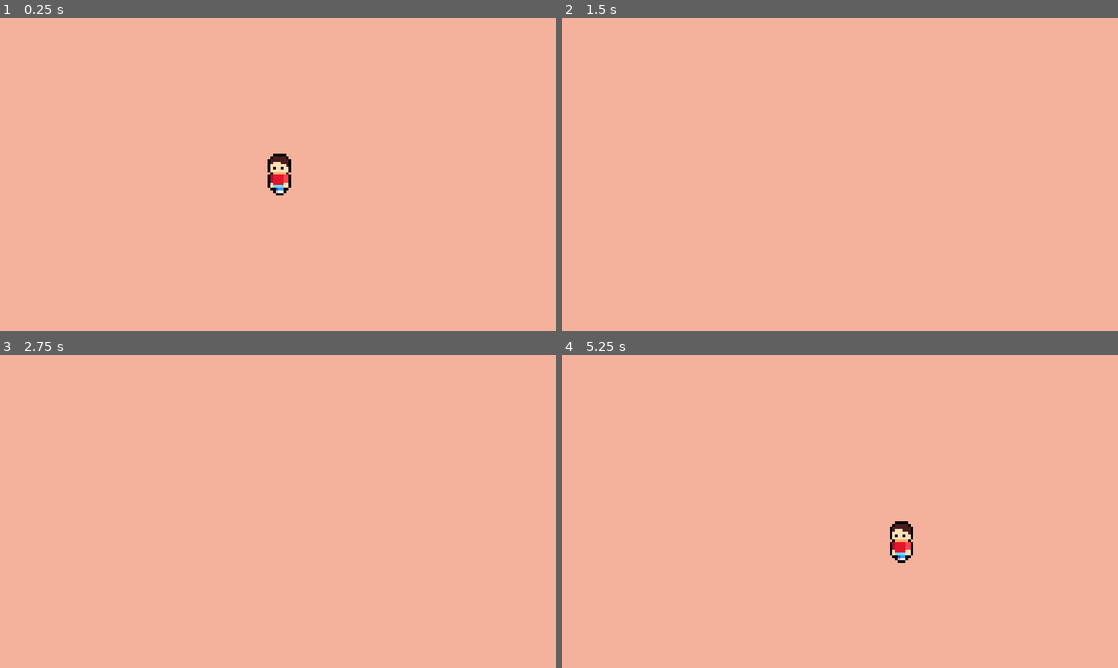
Above: before the commit, frames 1-4 (two rows, left to right).
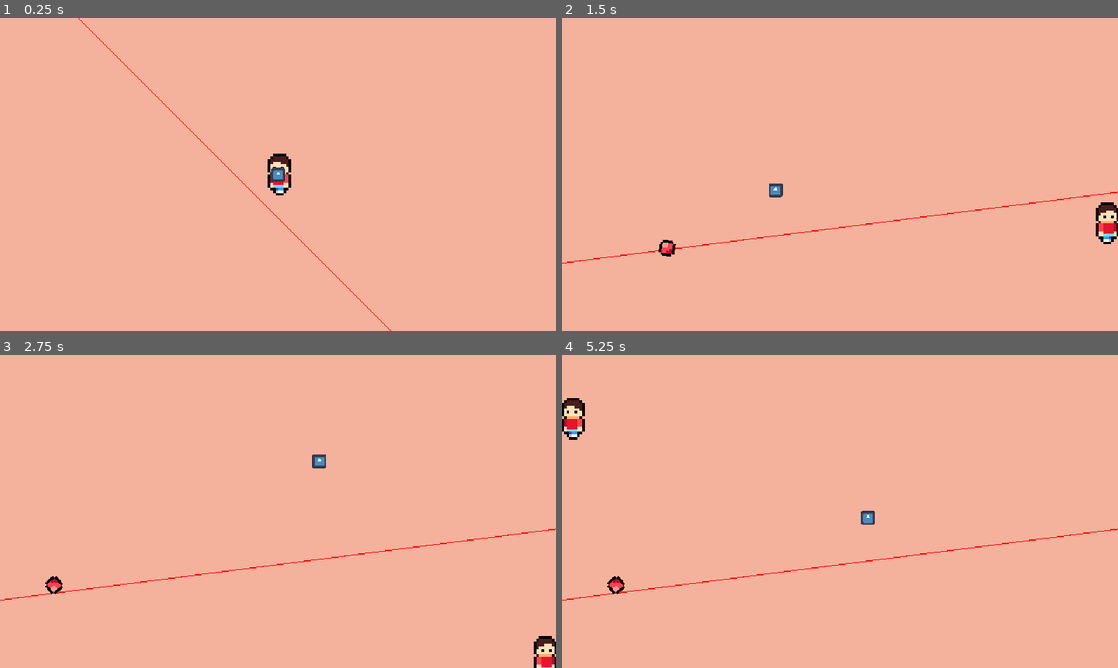
Above: after the commit, the same moments.

Repository: SpicyTime/SpellBall
Game: Godot game, scene res://Game/game.tscn
Same seed, same stepped clock (60 frames per second), same inputs: the game is played once before the commit and once after it. The engine's default icon, where the game draws it, is replaced by a stand-in: a white triangle on a blue panel in a dark square.
Inputs (mouse positions are in pixels of both pictures, inside the frame that each line leads up to):
- Up to frame 1 (0.25 s): no input
- Up to frame 2 (1.5 s): tap Enter at 0.5 s; move the mouse to (962, 158) at 0.52 s; hold D (move_right) 0.53-1.28 s; tap F (interact_dodgeball) at 0.6 s; click (962, 158) at 0.8 s; move the mouse to (728, 190) at 1.27 s; hold S (move_down) from 1.28 s (still down); click (728, 190) at 1.35 s
- Up to frame 3 (2.75 s): tap F (interact_dodgeball) at 1.55, 2.1 s; move the mouse to (333, 442) at 2.02 s; release S (move_down) at 2.03 s; hold D (move_right) from 2.03 s (still down); click (333, 442) at 2.3 s
- Up to frame 4 (5.25 s): tap Space at 2.75 s; move the mouse to (812, 574) at 2.77 s; release D (move_right) at 2.78 s; hold W (move_up) 2.78-3.53 s; click (812, 574) at 2.85 s; tap F (interact_dodgeball) at 3.05, 3.6, 4.55, 5.1 s; move the mouse to (1006, 558) at 3.52 s; hold A (move_left) 3.53-5.03 s; click (1006, 558) at 3.8 s; move the mouse to (673, 464) at 4.27 s; click (673, 464) at 4.35 s; move the mouse to (867, 511) at 5.02 s; hold S (move_down) from 5.03 s (still down)

The runs differ from the first frame. In frame 1, 0.3% of the frame differs, in the area x 14-71%, y 0-100%; in frame 2, 1.0%; in frame 3, 0.9%; in frame 4, 1.5%, in the area x 0-100%, y 13-79%.

Commit message:
Made the ball be thrown in a direction controlled by the player and allowed it to bounce off walls and the 'floor'

Diff:
--- a/Characters/Player/player.gd
+++ b/Characters/Player/player.gd
@@ -2,10 +2,18 @@
 @export var FRICTION: float = 0.0
 @export var ACCEL: float = 0.0
 @export var MAX_SPEED: float = 0.0
-@onready var sprite: Sprite2D = $Sprite2D
+@onready var sprite: Sprite2D = $PlayerSprite
+@onready var trajectory_line: Line2D = $TrajectoryLine
+var pseudo_mouse_pos: Vector2 = Vector2.ZERO
+var pseudo_mouse_radius: int =  75
 
 var input_vector: Vector2 = Vector2.ZERO
 var held_ball: DodgeBall = null
+var is_aiming: bool = false
+var aim_direction: Vector2 = Vector2.ZERO
+var throw_force: float = 0.0
+
+
 func _get_nearest_pickupable_ball() -> DodgeBall:
 	var interactable_balls: Array = get_tree().get_nodes_in_group("InteractableBalls")
 	var closest_distance: float = INF
@@ -16,20 +24,50 @@
 			closest_ball = ball
 			closest_distance = curr_ball_distance
 	return closest_ball
-func _interact_with_ball():
-	if held_ball:
-		_throw_ball(held_ball)
-	else:
-		_pickup_ball()
+
+func _input(event: InputEvent) -> void:
+	if event is InputEventMouseMotion:
+		pseudo_mouse_pos = get_global_mouse_position()
+
 func _pickup_ball() -> void:
 	var closest_ball = _get_nearest_pickupable_ball()
 	if closest_ball:
 		closest_ball.handle_pickup(self)
 		held_ball = closest_ball
 
+
+
+func _start_aim() -> void:
+	is_aiming = true
+	trajectory_line.visible = true
+
+func _aim_throw(delta: float) -> void:
+	var mouse_pos: Vector2 = pseudo_mouse_pos
+	var direction_to_mouse: Vector2 = mouse_pos.direction_to(Vector2.ZERO)
+	var angle_to_mouse = Vector2.ZERO.angle_to_point(mouse_pos)
+	var distance_to_mouse: float = mouse_pos.distance_to(Vector2.ZERO)
+	var points = distance_to_mouse / 3
+	var power = distance_to_mouse * 5
+
+	var offset_angle = deg_to_rad(0) # or use radians directly
+	var rotated_direction = direction_to_mouse.rotated(offset_angle)
+	held_ball.ground_line_direction = rotated_direction
+
+	held_ball.ground_line_offset = Vector2(
+		global_position.x ,
+		global_position.y + 50
+	)
+	#held_ball.ground_line_offset = Vector2(global_position.x + 20 * sign(direction_to_mouse.x), global_position.y + 50 * sign(direction_to_mouse.y))
+	trajectory_line.update_trajectory(direction_to_mouse, power, held_ball.GRAVITY * 0.6, points, delta)
+	throw_force = power
+	aim_direction = direction_to_mouse
+
 func _throw_ball(ball: DodgeBall) -> void:
-	ball.apply_throw_force(Vector2(get_facing_direction(), -1), 200)
+	#ball.floor_position = global_position.y + 10
+	ball.apply_throw_force(aim_direction, throw_force)
 	held_ball = null
+	is_aiming = false
+	trajectory_line.visible = false
 
 func get_facing_direction() -> int:
 	if sprite.flip_h:
@@ -52,8 +90,12 @@
 		input_vector.y = -1
 
 	if Input.is_action_just_pressed("interact_dodgeball"):
-		_interact_with_ball()
-
+		_pickup_ball()
+	if held_ball:
+		if Input.is_action_just_pressed("aim"):
+			_start_aim()
+		elif Input.is_action_just_released("aim"):
+			_throw_ball(held_ball)
 	input_vector = input_vector.normalized()
 	#Dramatically reduces the velocity when switching directions
 	if sign(velocity.x) != sign(input_vector.x) and input_vector.x != 0:
@@ -61,9 +103,19 @@
 	if sign(velocity.y) != sign(input_vector.y) and input_vector.y != 0:
 		velocity.y *= 0.77
 
+func _snap_mouse_to_circle(center: Vector2, radius: float):
+	var angle_to_pseudo_mouse: float = center.angle_to_point(pseudo_mouse_pos)
+	var snapped_x: float = radius * cos(angle_to_pseudo_mouse)
+	var snapped_y: float = radius * sin(angle_to_pseudo_mouse)
+	pseudo_mouse_pos = Vector2(snapped_x, snapped_y)
 
 func _physics_process(delta: float) -> void:
 	_handle_input()
+	var distance = Vector2.ZERO.distance_to(pseudo_mouse_pos)
+	if abs(distance) > pseudo_mouse_radius:
+		_snap_mouse_to_circle(Vector2.ZERO, pseudo_mouse_radius)
+
+	$Sprite2D.global_position = pseudo_mouse_pos
 
 	#Handles x forces
 	if input_vector.x != 0.0:
@@ -75,6 +127,9 @@
 		velocity.y = move_toward(velocity.y, MAX_SPEED * input_vector.y, ACCEL * delta)
 	else:
 		velocity.y = move_toward(velocity.y, 0.0, FRICTION * delta)
+	if is_aiming:
+		_aim_throw(delta)
+
 	move_and_slide()
 
 
--- a/Characters/Player/player.tscn
+++ b/Characters/Player/player.tscn
@@ -1,7 +1,9 @@
-[gd_scene load_steps=5 format=3 uid="uid://dnlsc08yvs6g"]
+[gd_scene load_steps=7 format=3 uid="uid://dnlsc08yvs6g"]
 
 [ext_resource type="Script" uid="uid://cd63qu8fdtmg6" path="res://Characters/Player/player.gd" id="1_j341n"]
 [ext_resource type="Texture2D" uid="uid://cr2hc0p86runm" path="res://Characters/Player/Character.png" id="2_j341n"]
+[ext_resource type="PackedScene" uid="uid://crbnhhivmsu7j" path="res://Dodgeball/trajectory_line.tscn" id="4_bqsbk"]
+[ext_resource type="Texture2D" uid="uid://cool8l1qewubf" path="res://icon.svg" id="4_xf5fp"]
 
 [sub_resource type="CapsuleShape2D" id="CapsuleShape2D_ygrrk"]
 
@@ -14,7 +16,7 @@
 motion_mode = 1
 script = ExtResource("1_j341n")
 
-[node name="Sprite2D" type="Sprite2D" parent="."]
+[node name="PlayerSprite" type="Sprite2D" parent="."]
 texture = ExtResource("2_j341n")
 
 [node name="CollisionShape2D" type="CollisionShape2D" parent="."]
@@ -23,12 +25,18 @@
 shape = SubResource("CapsuleShape2D_ygrrk")
 
 [node name="BallPickupRadius" type="Area2D" parent="."]
-collision_mask = 2
+collision_mask = 4
 
 [node name="CollisionShape2D" type="CollisionShape2D" parent="BallPickupRadius"]
 position = Vector2(1, 16)
 rotation = 1.5708
 shape = SubResource("CapsuleShape2D_j341n")
 
+[node name="TrajectoryLine" parent="." instance=ExtResource("4_bqsbk")]
+
+[node name="Sprite2D" type="Sprite2D" parent="."]
+scale = Vector2(0.125, 0.125)
+texture = ExtResource("4_xf5fp")
+
 [connection signal="body_entered" from="BallPickupRadius" to="." method="_on_ball_pickup_radius_body_entered"]
 [connection signal="body_exited" from="BallPickupRadius" to="." method="_on_ball_pickup_radius_body_exited"]
--- a/Dodgeball/dodge_ball.gd
+++ b/Dodgeball/dodge_ball.gd
@@ -1,12 +1,26 @@
 extends CharacterBody2D
 class_name DodgeBall
 
-@export var GRAVITY: float = 980
-var floor_position: float = 0.0
+@export var GRAVITY: float = 600
+@export var FRICTION: float = 800
 var is_being_held: bool = false
 var airborne: bool = false
 var holder: Node2D = null
+var ground_line_direction: Vector2 = Vector2(-1, -1)
+var ground_line_offset: Vector2 = Vector2(0, 50)
 const hand_offset: Vector2 = Vector2(-4, 7)
+var air_time: float = 0
+var bounced: bool = false
+var wall_bounced: bool = false
+var bounce_1_vel: float = -150
+var bounce_2_vel: float = -75
+var bounce_3_vel: float = -40
+var current_bounce: int = 0
+var throw_dir: Vector2 = Vector2.ZERO
+func project_onto_line(pos: Vector2, origin: Vector2, dir: Vector2) -> Vector2:
+	var relative: Vector2 = pos - origin
+	var scalar: float = (relative.dot(dir)) / dir.length_squared()
+	return origin + dir * scalar
 
 func handle_pickup(entity: Node2D) -> void:
 	if is_being_held:
@@ -15,26 +29,76 @@
 	global_position = holder.global_position + hand_offset
 	is_being_held = true
 	z_index = holder.z_index + 1
+	airborne = false
+	current_bounce = 0
+func _spin(direction: float, rotation_force: float, delta: float):
+	rotation_degrees += direction * rotation_force * delta
 
-func apply_throw_force(direction: Vector2 = Vector2(1, 1), force: float = 100) -> void:
-	var length: Vector2 = direction * force
-	var vertex: Vector2 = length + global_position
-	var end_pos: Vector2 = Vector2(global_position.x + length.x, floor_position)
-	floor_position = holder.global_position.y + 15
-	velocity = length
+func apply_throw_force(direction: Vector2 = Vector2(1, 1), force: float = 100.0) -> void:
+	var force_vector: Vector2= direction * force
+	velocity = force_vector
+	is_being_held = false
 	airborne = true
-	is_being_held = false
 	holder = null
-
+	throw_dir = force_vector
 
 func _physics_process(delta: float) -> void:
 	if is_being_held and holder:
 		global_position = holder.global_position + hand_offset
+	var collision = move_and_collide(velocity * delta)
+	#var normal = collision.get_normal()
+	var wall_normal: Vector2 = Vector2.ZERO
+	if collision:
+		wall_normal = get_wall_normal()
+
+	if wall_normal != Vector2.ZERO and collision:
+		if not wall_bounced:
+			match wall_normal * -1:
+				Vector2.LEFT:
+					velocity.x *= -0.4
+				Vector2.RIGHT:
+					velocity.x *= -0.4
+				Vector2.UP:
+					velocity.y *= -0.6
+				Vector2.DOWN:
+					velocity.y *= -0.6
+			wall_bounced = true
+	else:
+		wall_bounced = false
 	if airborne:
 		velocity.y += GRAVITY * delta
-		var distance_to_floor: float = global_position.y - floor_position
-		if abs(distance_to_floor) < 2:
-			airborne = false
-			velocity = Vector2.ZERO
-	#var distance_to_floor_pos = global_position.distance_to(floor_position)
+
+		var projection: Vector2 = project_onto_line(global_position, ground_line_offset, ground_line_direction)
+		var distance = projection.distance_to(global_position)
+		#print(distance)
+		if distance < 10 :
+			if not bounced:
+				if current_bounce == 0:
+					velocity.y = bounce_1_vel
+				elif current_bounce == 1:
+					velocity.y = bounce_2_vel
+				elif current_bounce == 2:
+					velocity.y = bounce_3_vel
+				else:
+					airborne = false
+
+				if sign(throw_dir.y) == 1 and throw_dir.y != 0:
+					velocity.y *= 0.1
+				current_bounce += 1
+				velocity.x *= 0.41
+				bounced = true
+			elif global_position.y > projection.y:
+				airborne = false
+		else:
+			bounced = false
+		#$Sprite2D.global_position.x = ground_x
+		_spin(1, velocity.x * 5, delta)
+		air_time += delta
+	else:
+		velocity.x = move_toward(velocity.x, 0.0, delta * FRICTION)
+		velocity.y = 0
+		current_bounce = 0
+		_spin(1, velocity.x * 5, delta)
+		air_time = 0
+
 	move_and_slide()
--- a/Dodgeball/dodge_ball.tscn
+++ b/Dodgeball/dodge_ball.tscn
@@ -9,14 +9,16 @@
 [sub_resource type="CircleShape2D" id="CircleShape2D_c6xo4"]
 
 [node name="Dodgeball" type="CharacterBody2D"]
-collision_layer = 2
+collision_layer = 6
 collision_mask = 2
+motion_mode = 1
 script = ExtResource("1_qmm57")
+FRICTION = 225.0
 
 [node name="CollisionShape2D" type="CollisionShape2D" parent="."]
 shape = SubResource("CircleShape2D_pb0kx")
 
-[node name="Sprite2D" type="Sprite2D" parent="."]
+[node name="MainSprite" type="Sprite2D" parent="."]
 texture = ExtResource("2_erftc")
 
 [node name="HitBox" type="Area2D" parent="."]
--- /dev/null
+++ b/Dodgeball/trajectory_line.gd
@@ -0,0 +1,11 @@
+extends Line2D
+func update_trajectory(dir: Vector2, speed: float, gravity: float, points: int,  delta: float):
+	var max_points: int = points
+	clear_points()
+	var vel: Vector2 = dir * speed
+	var point_pos: Vector2 = Vector2.ZERO
+	for i  in max_points:
+		add_point(point_pos)
+
+		vel.y += gravity * delta
+		point_pos += vel * delta
--- /dev/null
+++ b/Dodgeball/trajectory_line.tscn
@@ -0,0 +1,6 @@
+[gd_scene load_steps=2 format=3 uid="uid://crbnhhivmsu7j"]
+
+[ext_resource type="Script" uid="uid://dxv1ylcpryk6x" path="res://Dodgeball/trajectory_line.gd" id="1_0nlls"]
+
+[node name="TrajectoryLine" type="Line2D"]
+script = ExtResource("1_0nlls")
--- /dev/null
+++ b/Game/game.gd
@@ -0,0 +1,13 @@
+extends Node2D
+@onready var dodgeball: DodgeBall = $Dodgeball
+
+
+func _ready() -> void:
+	queue_redraw()
+
+func _process(delta: float) -> void:
+	queue_redraw()
+
+func _draw() -> void:
+	var offset: Vector2 = dodgeball.ground_line_offset
+	draw_line(dodgeball.ground_line_direction * 500 + offset, dodgeball.ground_line_direction * -500 + offset, Color(255, 0, 0), 1)
--- a/Game/game.tscn
+++ b/Game/game.tscn
@@ -1,9 +1,13 @@
-[gd_scene load_steps=3 format=3 uid="uid://dkj7nv8cfnlua"]
+[gd_scene load_steps=5 format=3 uid="uid://dkj7nv8cfnlua"]
 
+[ext_resource type="Script" uid="uid://cp2v3pbnbguex" path="res://Game/game.gd" id="1_7raqb"]
 [ext_resource type="PackedScene" uid="uid://dnlsc08yvs6g" path="res://Characters/Player/player.tscn" id="1_bk3v5"]
 [ext_resource type="PackedScene" uid="uid://bt111kj6o86te" path="res://Dodgeball/dodge_ball.tscn" id="2_1r4le"]
 
+[sub_resource type="WorldBoundaryShape2D" id="WorldBoundaryShape2D_1r4le"]
+
 [node name="Game" type="Node2D"]
+script = ExtResource("1_7raqb")
 
 [node name="Camera2D" type="Camera2D" parent="."]
 
@@ -13,3 +17,37 @@
 MAX_SPEED = 500.0
 
 [node name="Dodgeball" parent="." instance=ExtResource("2_1r4le")]
+
+[node name="Bottom" type="StaticBody2D" parent="."]
+collision_layer = 3
+
+[node name="CollisionShape2D" type="CollisionShape2D" parent="Bottom"]
+position = Vector2(1, 182)
+shape = SubResource("WorldBoundaryShape2D_1r4le")
+
+[node name="Top" type="StaticBody2D" parent="."]
+position = Vector2(-1, -179)
+rotation = 3.14159
+collision_layer = 3
+
+[node name="CollisionShape2D" type="CollisionShape2D" parent="Top"]
+position = Vector2(-7.15256e-07, -1)
+shape = SubResource("WorldBoundaryShape2D_1r4le")
+
+[node name="Left" type="StaticBody2D" parent="."]
+position = Vector2(-318, 1)
+rotation = 1.5708
+collision_layer = 3
+
+[node name="CollisionShape2D" type="CollisionShape2D" parent="Left"]
+position = Vector2(1, 1)
+shape = SubResource("WorldBoundaryShape2D_1r4le")
+
+[node name="Right" type="StaticBody2D" parent="."]
+position = Vector2(318, 1)
+rotation = 4.71239
+collision_layer = 3
+
+[node name="CollisionShape2D" type="CollisionShape2D" parent="Right"]
+position = Vector2(1, 1)
+shape = SubResource("WorldBoundaryShape2D_1r4le")
--- a/project.godot
+++ b/project.godot
@@ -21,7 +21,7 @@
 window/size/viewport_height=360
 window/size/window_width_override=1280
 window/size/window_height_override=720
-window/stretch/mode="viewport"
+window/stretch/mode="canvas_items"
 window/stretch/scale_mode="integer"
 
 [global_group]
@@ -55,6 +55,11 @@
 "events": [Object(InputEventKey,"resource_local_to_scene":false,"resource_name":"","device":-1,"window_id":0,"alt_press …(192 unchanged characters)…
 ]
 }
+aim={
+"deadzone": 0.2,
+"events": [Object(InputEventMouseButton,"resource_local_to_scene":false,"resource_name":"","device":-1,"window_id":0,"alt_pressed":false,"shift_pressed":false,"ctrl_pressed":false,"meta_pressed":false,"button_mask":0,"position":Vector2(0, 0),"global_position":Vector2(0, 0),"factor":1.0,"button_index":1,"canceled":false,"pressed":false,"double_click":false,"script":null)
+]
+}
 
 [rendering]
 
Binary file changed: Characters/Player/Character.png
Binary file added: Characters/Player/CharacterTemplate.ase
Binary file added: Characters/Player/Idle.ase
Binary file added: Dodgeball/Arrow.png
